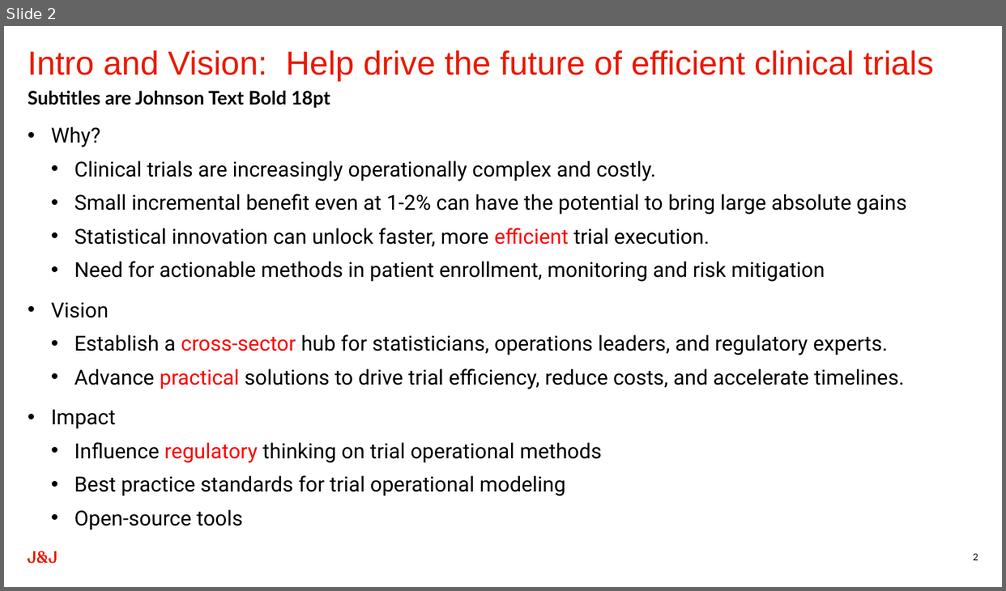
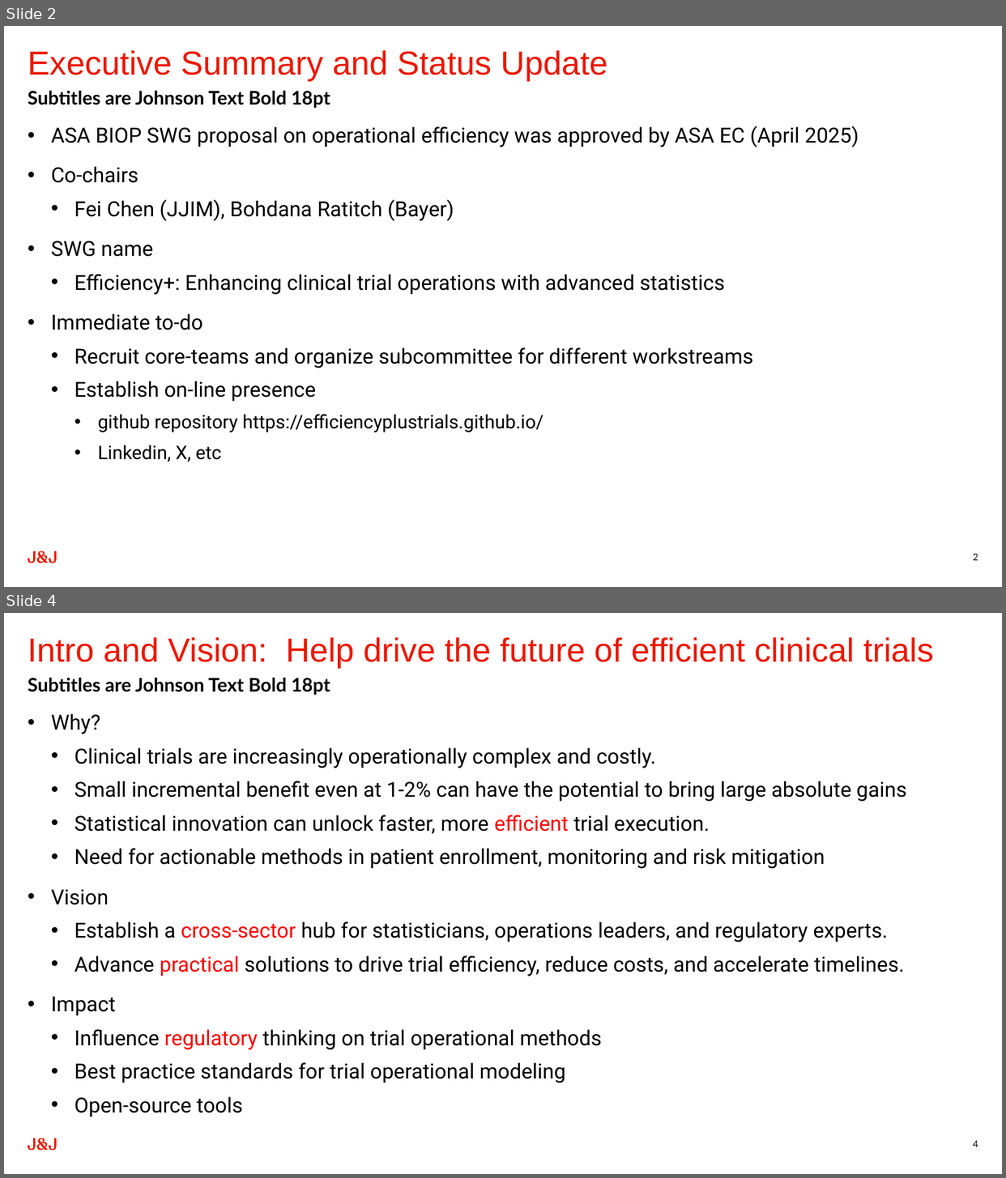
Before and after one commit to zhuoxinbms/efficiencyplustrials.github.io, a slide deck: Presentations/Pitch_deck.pptx. Shown one above the other, each under a label of ours: slide 2 before the commit, slides 2 and 4 after it; the slides between them are not shown. The pictures are 1006x591 and 1006x1178 pixels, drawn with LibreOffice and Linux fonts; fonts in the diff are those of the drawing. Boxes give left, top, right and bottom in pixels: in the first picture for what was removed or moved away, otherwise in the second. Text is boxed around its words. In the diff, an @@ line names an element or a change of style, - is before the commit and + after.

Commit message:
updated index.html with design from Bohdana, add company neutral communications deck

```diff
--- a/Presentations/Pitch_deck.pptx
+++ b/Presentations/Pitch_deck.pptx
@@ slide 2 added at box(4, 26, 1002, 587), background #FFFFFF; not listed: 1 template element that a slide beside it also shows @@
@@ title added at box(27, 50, 607, 81), 32 pt, text #EB1700 @@
+Executive Summary and Status Update
@@ subtitle added at box(27, 90, 330, 108), 18 pt, text #000000, bold @@
+Subtitles are Johnson Text Bold 18pt
@@ text added at box(51, 126, 859, 433), 20 pt, text #000000 @@
+• ASA BIOP SWG proposal on operational efficiency was approved by ASA EC (April 2025)
+• Co-chairs
+  • Fei Chen (JJIM), Bohdana Ratitch (Bayer)
+• SWG name
+  • Efficiency+: Enhancing clinical trial operations with advanced statistics
+• Immediate to-do
+  • Recruit core-teams and organize subcommittee for different workstreams
+  • Establish on-line presence
+    • github repository https://efficiencyplustrials.github.io/
+    • Linkedin, X, etc
@@ page number added at box(973, 553, 978, 561), 9 pt, text #000000 @@
+2
@@ what was slide 2 is now slide 4 @@
@@ page number at box(973, 1140, 978, 1148): text changed @@
-2
+4
```
Also in this commit, not shown: 4 slides changed, 2 other files.
